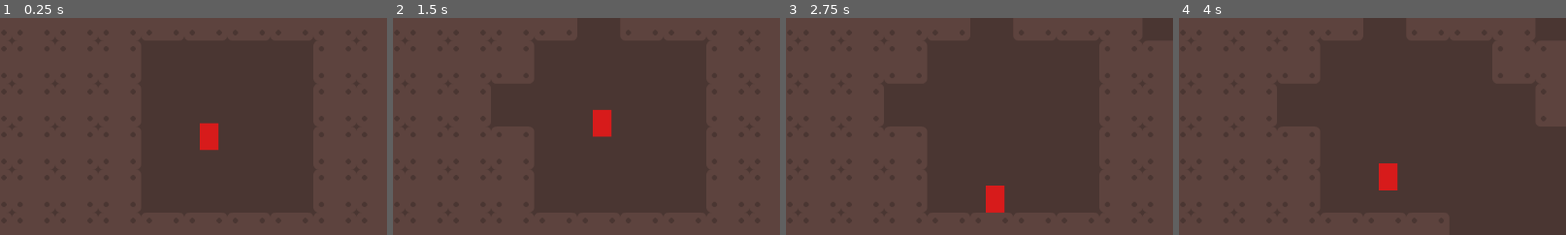
Above: before the commit, frames 1-4 (left to right).
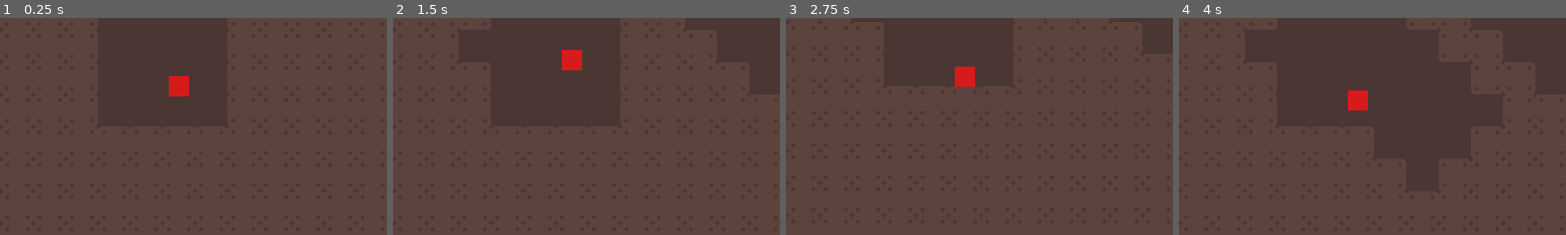
Above: after the commit, the same moments.

Repository: FlashBash21/City-Sinkers
Game: Godot game, scene res://Scenes/main.tscn
Same seed, same stepped clock (60 frames per second), same inputs: the game is played once before the commit and once after it.
Inputs (mouse positions are % of the whole screen's width and height, from its top left):
- Up to frame 1 (0.25 s): no input
- Up to frame 2 (1.5 s): move the mouse to (72, 45) at 0.52 s; hold Right (mine_right) 0.53-1.28 s; right-click (72, 45) at 0.6 s; tap Space (jump) at 0.77 s; move the mouse to (30, 55) at 1.27 s; hold Down (mine_down) from 1.28 s (still down); right-click (30, 55) at 1.35 s
- Up to frame 3 (2.75 s): tap Space (jump) at 1.52 s; move the mouse to (60, 28) at 2.02 s; release Down (mine_down) at 2.03 s; hold Right (mine_right) from 2.03 s (still down); right-click (60, 28) at 2.1 s
- Up to frame 4 (4 s): tap Enter at 2.75 s; move the mouse to (45, 70) at 2.77 s; release Right (mine_right) at 2.78 s; hold Up (mine_up) 2.78-3.53 s; right-click (45, 70) at 2.85 s; tap Space (jump) at 3.02, 3.77 s; move the mouse to (80, 65) at 3.52 s; hold Left (mine_left) from 3.53 s (still down); right-click (80, 65) at 3.6 s
The pictures show only the part of the screen within x 4-54%, y 34-84%; the shares and areas given below are measured in that part.

The runs differ from the first frame. In frame 1, 1.1% of the frame differs, in the area x 43-57%, y 26-61%; in frame 2, 1.1%; in frame 3, 1.1%, in the area x 43-57%, y 22-90%; in frame 4, 1.1%.

Commit message:
Camera
Added a camera to follow the player

Diff:
--- a/Scenes/Player.tscn
+++ b/Scenes/Player.tscn
@@ -3,21 +3,19 @@
 [ext_resource type="Script" path="res://Scripts/Player.gd" id="1_gfk72"]
 
 [sub_resource type="RectangleShape2D" id="RectangleShape2D_pb4d0"]
-size = Vector2(26, 38)
+size = Vector2(38, 39)
 
 [node name="Player" type="CharacterBody2D"]
-position = Vector2(0, 1)
 collision_layer = 2
 script = ExtResource("1_gfk72")
 
 [node name="Sprite" type="ColorRect" parent="."]
-offset_left = -14.0
-offset_top = -39.0
-offset_right = 14.0
-offset_bottom = 1.0
+offset_left = -20.0
+offset_top = -37.0
+offset_right = 20.0
+offset_bottom = 3.0
 color = Color(0.843137, 0.105882, 0.105882, 1)
-metadata/_edit_use_anchors_ = true
 
 [node name="CollisionShape2D" type="CollisionShape2D" parent="."]
-position = Vector2(0, -18)
+position = Vector2(0, -17.5)
 shape = SubResource("RectangleShape2D_pb4d0")
--- a/Scenes/main.tscn
+++ b/Scenes/main.tscn
@@ -820,4 +820,12 @@
 layer_1/tile_data = PackedInt32Array()
 
 [node name="Player" parent="." instance=ExtResource("3_8cra8")]
-position = Vector2(357, 385)
+position = Vector2(314, 295)
+
+[node name="Camera2D" type="Camera2D" parent="Player"]
+position = Vector2(0, 2)
+zoom = Vector2(0.75, 0.75)
+limit_left = 0
+limit_top = 0
+limit_right = 2304
+position_smoothing_enabled = true
--- a/Scripts/main.gd
+++ b/Scripts/main.gd
@@ -4,24 +4,8 @@
 var tilemap
 var player
 
-var map_width := 18
-var map_height := 11
-
-#returns a 2D array of Vector3.ZERO's X wide and Y tall
-#The vectors populating the returned map represent (i, x, y), where
-#i is the id of the tilemap to access
-#x is the x_pos of the tile in the tilemap
-#y is the y_pos of the tile in the tilemap
-func init_map(x:int, y:int):
-	var map = []
-
-	for w in range(x):
-		var col: Array[Vector3] = []
-		col.resize(y)
-		col.fill(Vector3.ZERO)
-		map.append(col)
-
-	return map
+var map_width := 36
+var map_height := 22
 
 
 #breaks foreground tiles
@@ -41,11 +25,14 @@
 		if (tilemap.get_cell_atlas_coords(1, t) == Tiles.DIRT):
 				tilemap.set_cell(1, t, 0, Tiles.EMPTY, -1)
 
+
+
 # Called when the node enters the scene tree for the first time.
 func _ready():
-	#map = init_map(17, 9)
 	player = get_node("Player")
 	tilemap = get_node("TileMap");
+
+	player.set_position(tilemap.map_to_local(Vector2i(6,6)))
 
 	for w in range(map_width):
 		for h in range(map_height):
